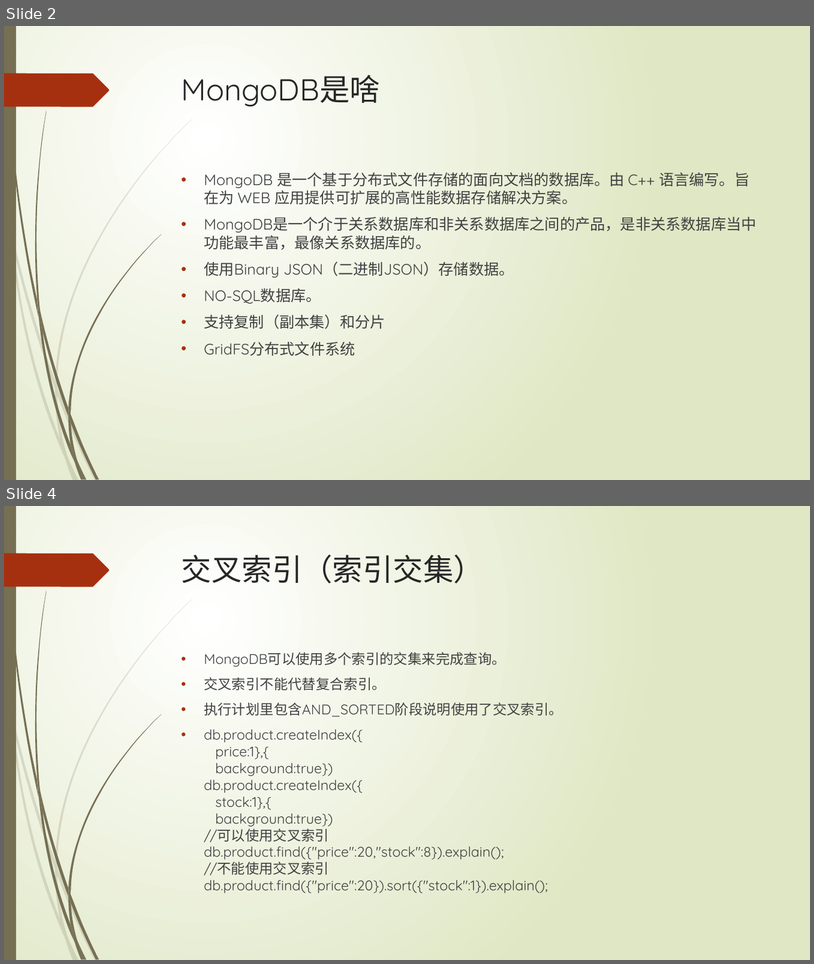
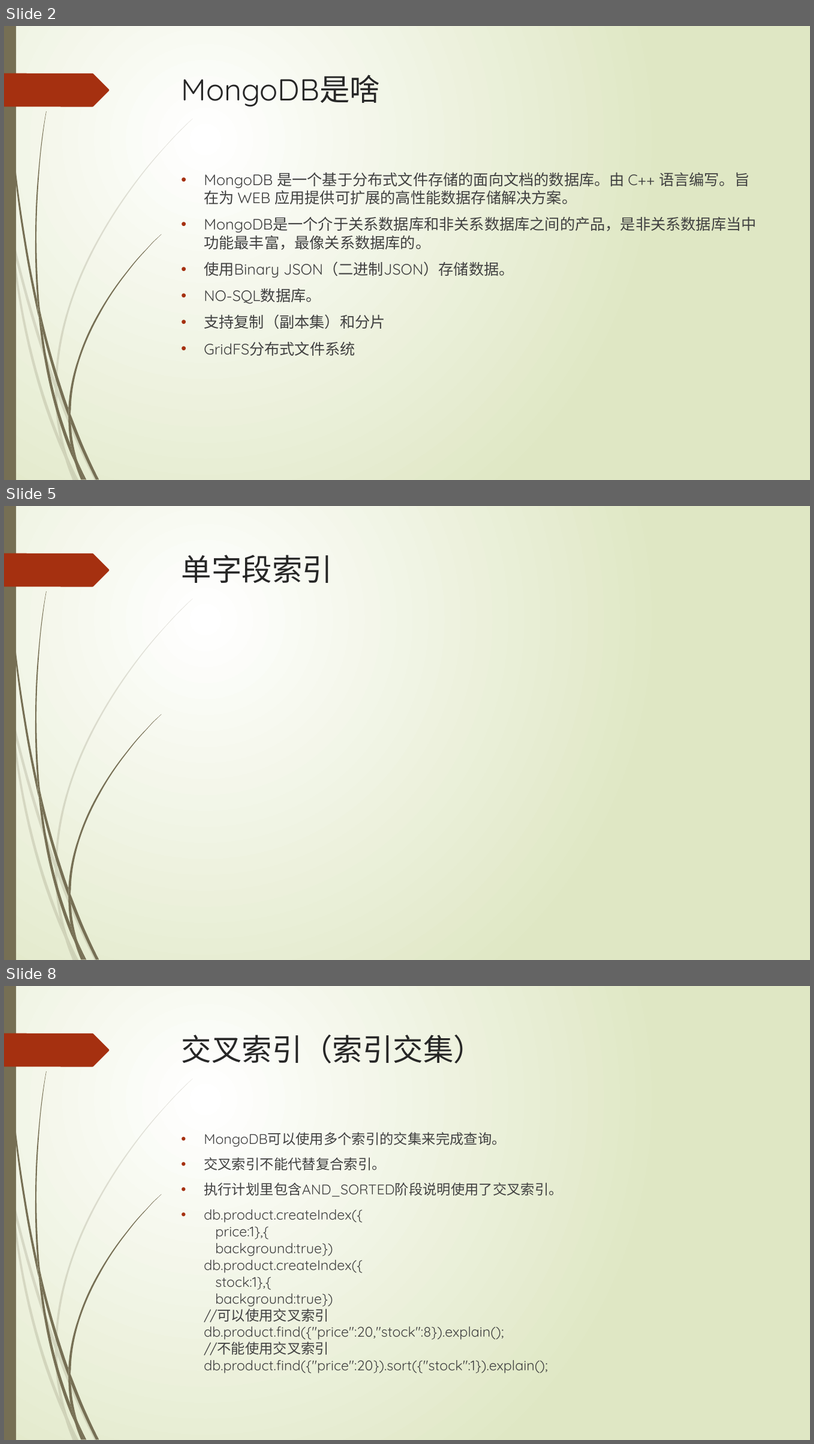
Before and after one commit to xljnc/husky-starter, a slide deck: doc/MongoDB索引.pptx. Shown one above the other, each under a label of ours: slides 2 and 4 before the commit, slides 2, 5 and 8 after it; the slides between them are not shown. The pictures are 814x964 and 814x1444 pixels, drawn with LibreOffice and Linux fonts; fonts in the diff are those of the drawing. Boxes give left, top, right and bottom in pixels: in the first picture for what was removed or moved away, otherwise in the second. Text is boxed around its words. In the diff, an @@ line names an element or a change of style, - is before the commit and + after.

```diff
--- a/doc/MongoDB索引.pptx
+++ b/doc/MongoDB索引.pptx
@@ slide 5 added at [4,506,810,960], background gradient #FFFFFF to #DFE8C4; not listed: 24 template elements that a slide beside it also shows @@
@@ title added at [182,555,333,583], 36 pt, text #262626 @@
+单字段索引
@@ what was slide 4 is now slide 8 @@
```
Also in this commit, not shown: 2 slides changed, 3 other slides added, 1 other file.
